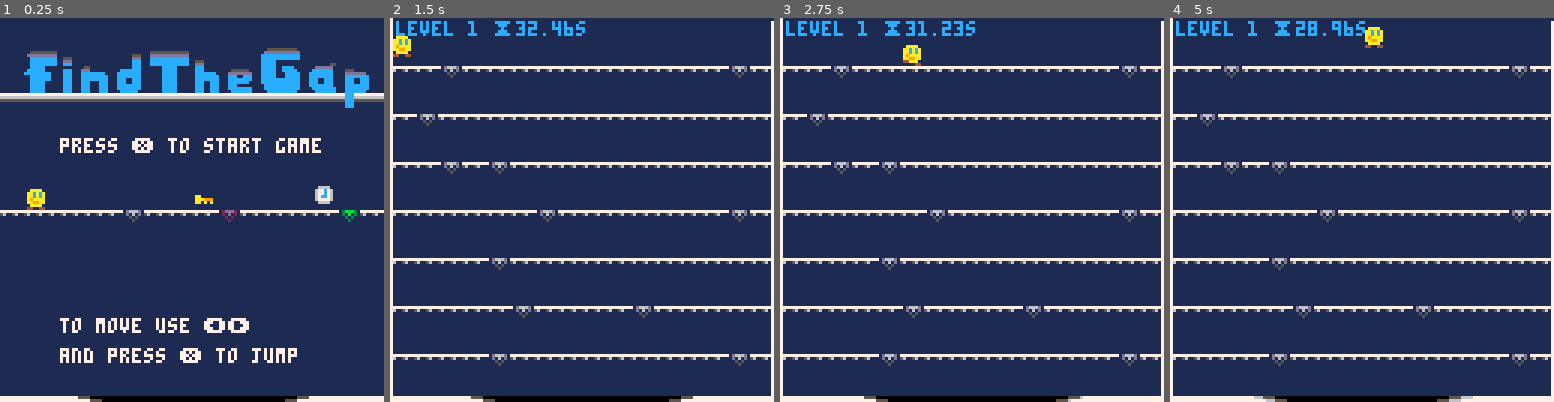
Above: before the commit, frames 1-4 (left to right).
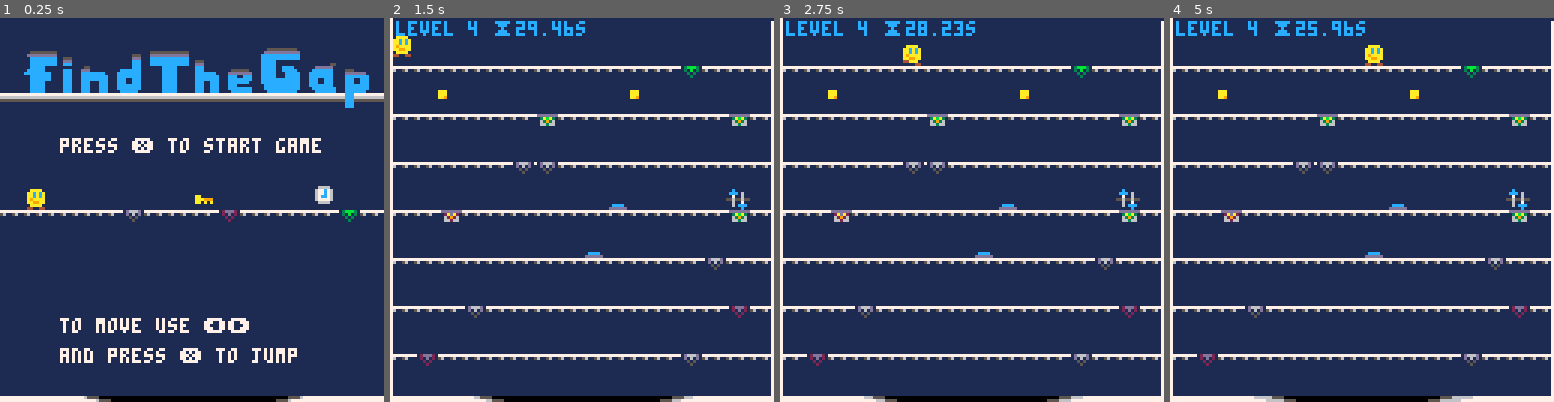
Above: after the commit, the same moments.

Repository: broquaint/pico8-carts
Game: PICO-8 cartridge findthegap.p8
Two runs of this game, one before a commit and one after it. Both use one fixed random seed, a clock stepped at 60 frames per second and the inputs below.
Inputs:
- Up to frame 1 (0.25 s): no input
- Up to frame 2 (1.5 s): tap X (X key) at 0.33, 1.07 s
- Up to frame 3 (2.75 s): hold Right 1.6-2.1 s; tap X (X key) at 1.85 s; hold Up 2.15-2.42 s; hold Right from 2.47 s (still down)
- Up to frame 4 (5 s): tap X (X key) at 2.97, 4.08 s; release Right at 3.03 s; hold Left 3.08-3.58 s; hold Right 4.02-4.68 s; hold Up from 4.73 s (still down)

The runs differ from the first frame. In frame 1, 0.1% of the frame differs, in the area x 20-81%, y 98-100%; in frame 2, 3.0%; in frame 3, 3.1%; in frame 4, 3.4%, in the area x 6-94%, y 0-100%.

Commit message:
Tweak bouncer behaviour
So the player is moved directly by the bouncer rather than the bouncer
just change acceleration (for the non–speed shoe case that is).

Diff:
--- a/findthegap.p8
+++ b/findthegap.p8
@@ -4,6 +4,12 @@
 -- find the gap
 -- by broquaint
 
+-- todo - move x when touching a bouncer to stop repeated triggering
+-- todo - end game state in lvl 99? Maybe just 44 i.e 22 x 2?
+-- todo - game mode which has no keys
+-- todo - daily challenge mode
+-- todo - items only last 3 levels, guaranteed power up every 4th level
+
 -- constants
 
 -- Brain won't map colours to numbers so get computer to do it
@@ -11,6 +17,9 @@
 brown    = 4 dim_grey = 5 silver   = 6 white    = 7
 red      = 8 orange   = 9 yellow   = 10 lime    = 11
 azure    = 12 violet   = 13 salmon = 14 coral   = 15
+
+left  = -1
+right = 1
 
 drop_normal = 1
 drop_slow   = 2
@@ -60,7 +69,7 @@
 end
 
 function reset_game_vars()
-   level = 1
+   level = 4
    current_item = {}
    dx = 0
    dy = 6
@@ -510,61 +519,53 @@
    end
 end
 
-
-function move_player_horizontal()
-   function bound_movement(cx)
-      if cx < 0 then
-         if has_warp() then
-            x = 120
-            sfx(14)
-         else
-            x = 0
-         end
-      elseif cx >= 120 then
-         if has_warp() then
-            x = 0
-            sfx(13)
-         else
-            x = 120
-         end
-      end
-   end
-
-   if btn(0) then
-      direction = -1
-   elseif btn(1) then
-      direction = 1
+function bound_movement(cx)
+   if cx < 0 then
+      if has_warp() then
+         return 120, 14
+      else
+         return 0
+      end
+   elseif cx >= 120 then
+      if has_warp() then
+         return 0, 13
+      else
+         return 120
+      end
+   else
+      return cx
+   end
+end
+
+function move_player_horizontal(direction_moved)
+   if direction_moved == left or direction_moved == right then
+      direction = direction_moved
+   elseif not has_speed_shoes() then
+      return
    end
 
    -- If speed shoes are possessed then compute movement based on momentum
    if has_speed_shoes() then
-      x += dx
-      bound_movement(x + dx)
+      x = bound_movement(x + dx)
 
       dx *= friction
       if(not moving) dx *= friction
 
-      local accel = acceleration
-
-      -- Speed shoes means bad air control
-      -- if jumping then
-      --    accel *= 0.17
-      -- end
-
-      if btn(0) then
-         dx = dx - accel
-      elseif btn(1) then
-         dx = dx + accel
+      if direction_moved == left then
+         dx = dx - acceleration
+      elseif direction_moved == right then
+         dx = dx + acceleration
       end
    -- Otherwise movement maps directly to input.
    else
       local speed = min(max_speed, acceleration * 3.5)
-      if btn(0) then
-         x -= speed
-      elseif btn(1) then
-         x += speed
-      end
-      bound_movement(x)
+      local warp_sfx
+      if direction == left then
+         x, warp_sfx = bound_movement(x - speed)
+      elseif direction == right then
+         x, warp_sfx = bound_movement(x + speed)
+      end
+      if(warp_sfx != nil) sfx(warp_sfx)
    end
 
    if(abs(dx) > max_speed) dx = max_speed * direction
@@ -599,7 +600,7 @@
          if((x + 8) < 64 or x > 64) x += dx
       end
    elseif(gamestate == state_no_void) then
-      if btn(5) and not wiping then
+      if btn(5) and not wiping and t() - lvldone > 0.5 then
          local wipe_start = t()
          flash(function() wipe_screen(t() - wipe_start) end, 1)
          -- Reset the level at the point should be full
@@ -625,7 +626,7 @@
 
       local dir = btn(0) and 'left ' or 'right';
       local msg = dir .. 'dx was ' .. dx .. ' @ ' .. x
-      move_player_horizontal()
+      move_player_horizontal(btn(0) and left or btn(1) and right or nil)
       -- if(t() % 0.25 == 0) printh(msg .. ', dx now ' .. dx .. ' @ ' .. x)
 
       moving = btn(0) or btn(1)
@@ -674,8 +675,8 @@
 
             if not bouncing
                and (
-                     (direction ==  1 and px2 >= bx1 and px2 < bx2)
-                  or (direction == -1 and px1 <= bx2 and px1 > bx1)
+                     (direction == right and px2 >= bx1 and px2 < bx2)
+                  or (direction == left  and px1 <= bx2 and px1 > bx1)
                )
             then
                if has_speed_shoes() then
@@ -687,6 +688,7 @@
                   -- Shonky emulation of being pushed back
                   local accel_was = acceleration
                   acceleration = -(acceleration + 0.8)
+                  move_player_horizontal(direction)
                   delay(function()
                         if bouncing then
                            acceleration = abs(accel_was)
@@ -716,11 +718,11 @@
 
       -- This should be after the falling check so a) you can't just spam
       -- jump to avoid slow gaps and b) so you can fall straight through gaps below.
-      if not falling and not jumping and (btnp(5) or btnp(2)) and y % 8 == 0 then
+      if not falling and not jumping and btnp(5) and y % 8 == 0 then
          start_jump()
       end
 
-      if has_grav_belt() and grav_fuel > 0 and (btnp(5) or btnp(2)) then
+      if has_grav_belt() and grav_fuel > 0 and btnp(5) then
          if jumping and dy >= -0.25 then
             -- Basically acts like a double jump
             dy -= jump_velocity
